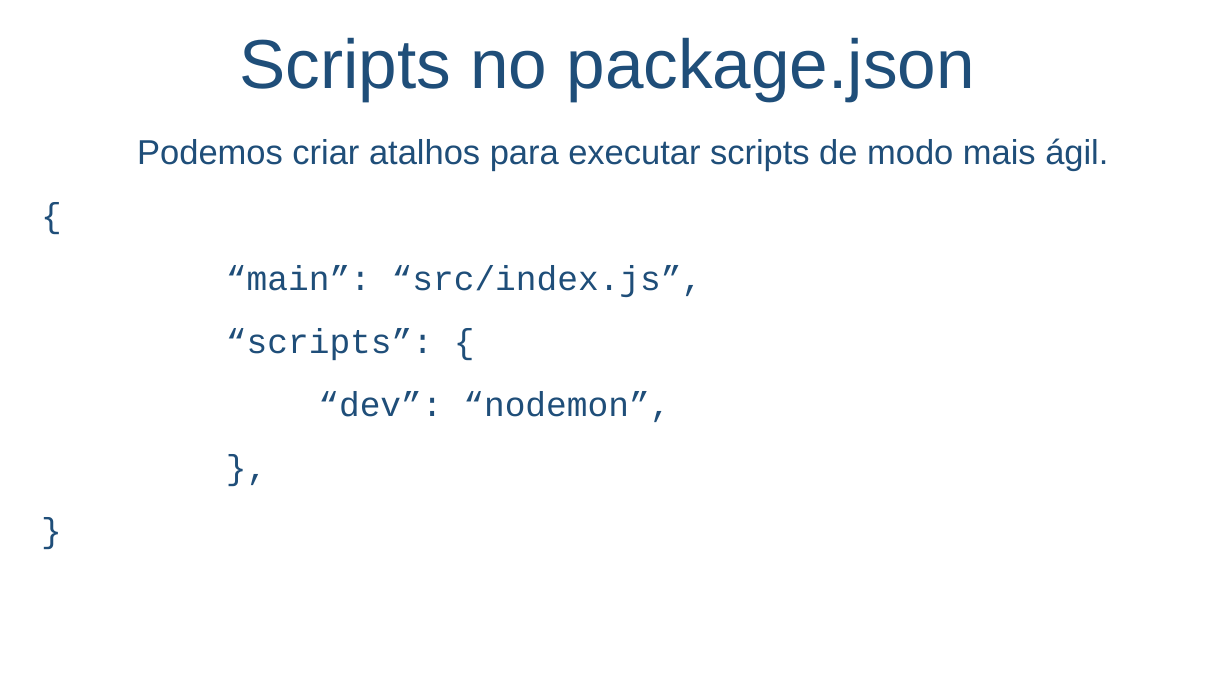
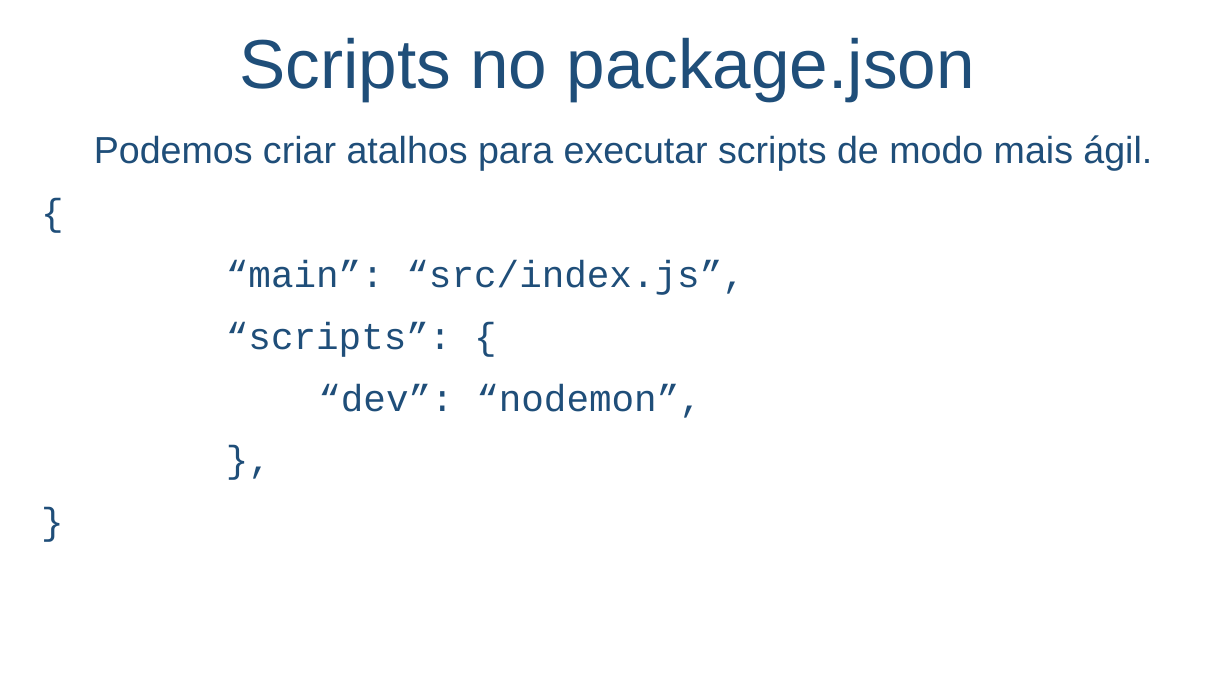
Before and after one commit to salmo-jr/public-slides, a slide deck: slide 15 of node-js.pptx. Drawn at 1232x693 pixels with LibreOffice and Linux fonts; fonts in the diff are those of the drawing; background and template pictures are left out. Boxes give left, top, right and bottom in pixels: in the first picture for what was removed or moved away, otherwise in the second. Text is boxed around its words. In the diff, an @@ line names an element or a change of style, - is before the commit and + after.

```diff
--- a/node-js.pptx
+++ b/node-js.pptx
@@ text "Podemos criar atalhos para executar ..." at box(94, 135, 1152, 418): size 26.9 to 29.3 pt; line spacing 0.9 to 0.8 @@
```
Also in this commit, not shown: 4 other slides changed, 6 slides added.
